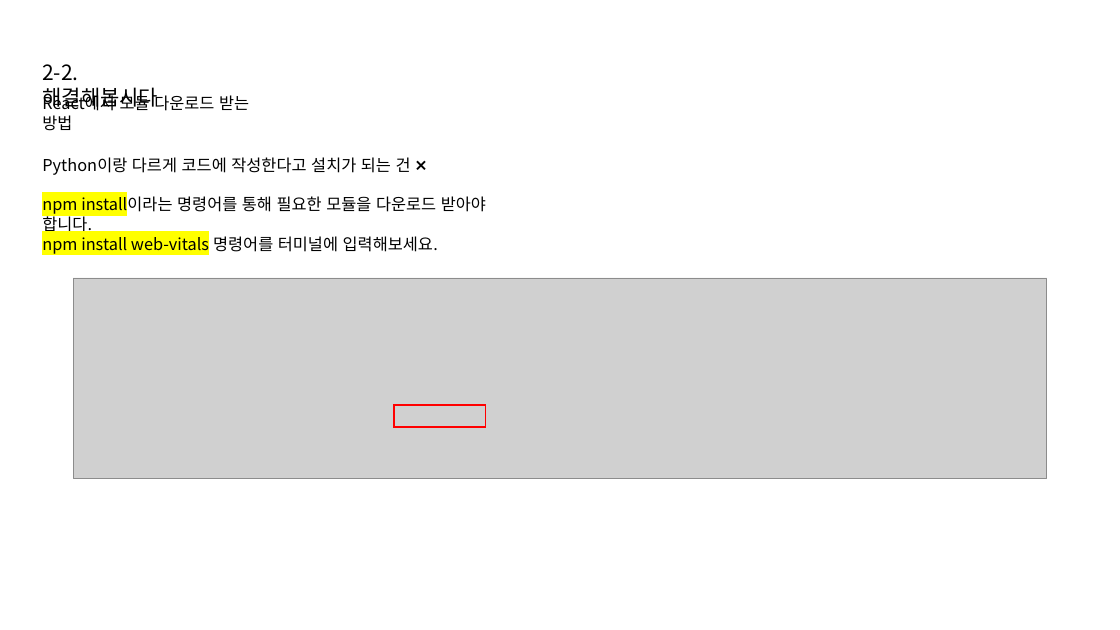
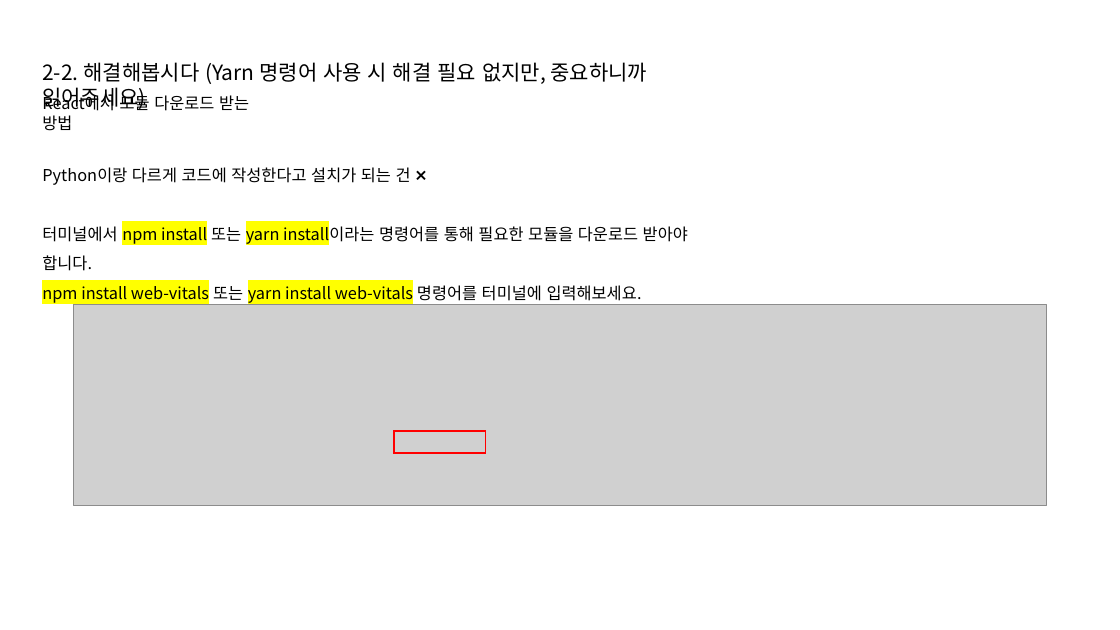
Before and after one commit to DSIS-study/React-Study, a slide deck: slide 6 of [DSIS] 02-React 시작하기.pptx. Drawn at 1120x630 pixels with LibreOffice and Linux fonts; fonts in the diff are those of the drawing; grey boxes stand for pictures. Boxes give left, top, right and bottom in pixels: in the first picture for what was removed or moved away, otherwise in the second. Text is boxed around its words. In the diff, an @@ line names an element or a change of style, - is before the commit and + after.

```diff
--- a/[DSIS] 02-React 시작하기.pptx
+++ b/[DSIS] 02-React 시작하기.pptx
@@ text at [42, 62, 648, 110]: text changed @@
-2-2. 해결해봅시다
+2-2. 해결해봅시다 (Yarn 명령어 사용 시 해결 필요 없지만, 중요하니까 읽어주세요)
@@ text at [42, 167, 411, 185]: line spacing 1 to 1.5 @@
@@ text at [42, 223, 688, 303]: text changed @@
-npm install이라는 명령어를 통해 필요한 모듈을 다운로드 받아야 합니다.
-npm install web-vitals 명령어를 터미널에 입력해보세요.
+터미널에서 npm install 또는 yarn install이라는 명령어를 통해 필요한 모듈을 다운로드 받아야 합니다.
+npm install web-vitals 또는 yarn install web-vitals 명령어를 터미널에 입력해보세요.
@@ picture: place and size @@
-picture at [73, 278, 1047, 479]
+picture at [73, 305, 1047, 506]
@@ rectangle: place and size @@
-rectangle at [394, 405, 486, 427]
+rectangle at [394, 432, 486, 454]
```
Also in this commit, not shown: 5 other slides changed, 20 other files.
